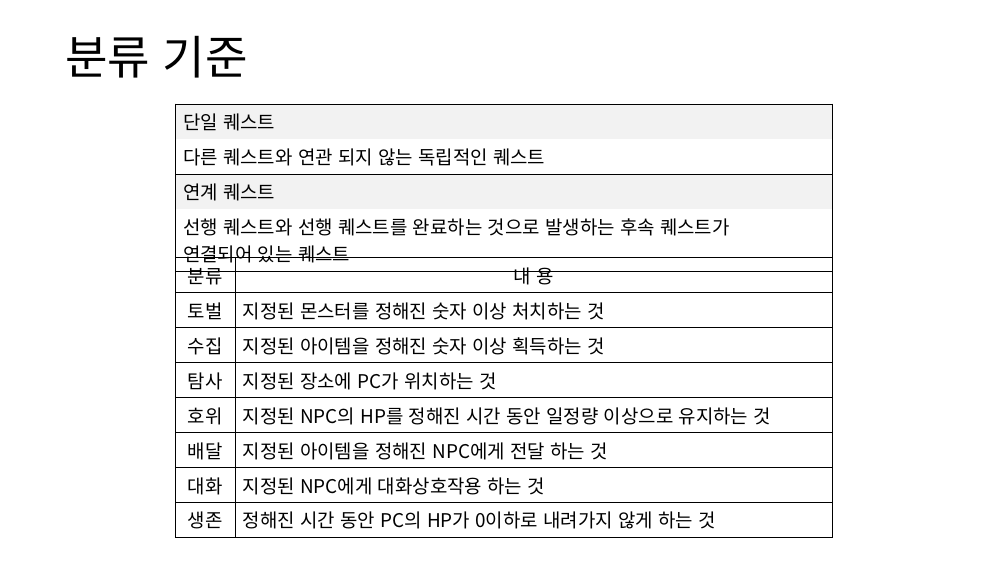
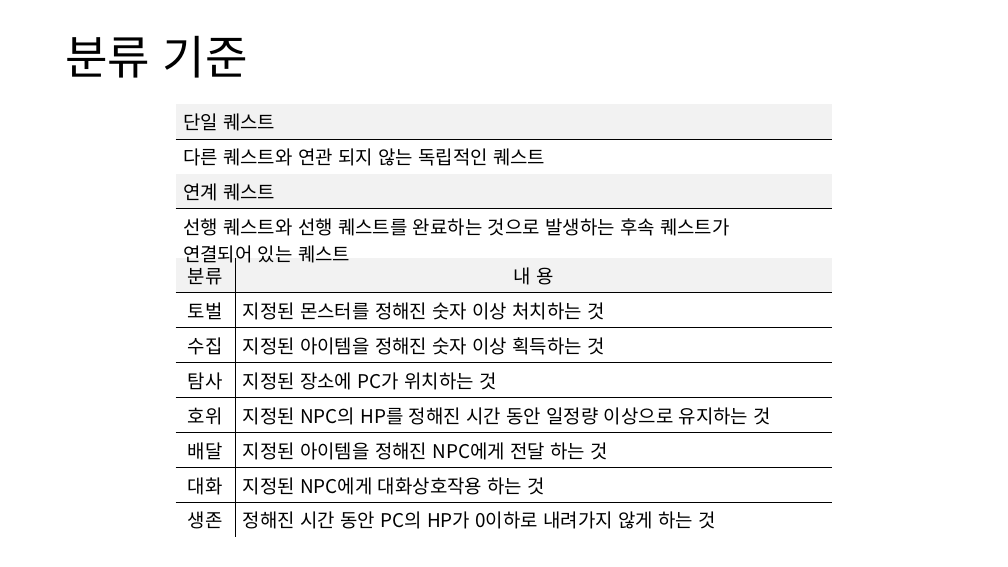
Before and after one commit to yjk0401/unityenginebasic_9th, a slide deck: slide 4 of 기획/방랑엽사전/퀘스트 시스템 기획서.pptx. Drawn at 1008x567 pixels with LibreOffice and Linux fonts; fonts in the diff are those of the drawing. Boxes give left, top, right and bottom in pixels: in the first picture for what was removed or moved away, otherwise in the second. Text is boxed around its words. In the diff, an @@ line names an element or a change of style, - is before the commit and + after.

```diff
--- a/기획/방랑엽사전/퀘스트 시스템 기획서.pptx
+++ b/기획/방랑엽사전/퀘스트 시스템 기획서.pptx
@@ table at [175,104,833,271] @@
@@ borders changed @@
@@ table at [175,258,833,533] @@
@@ fill none to #F2F2F2 in row 1 @@
@@ borders changed @@
```
Also in this commit, not shown: 2 other slides changed, 3 slides added, 3 other files.
